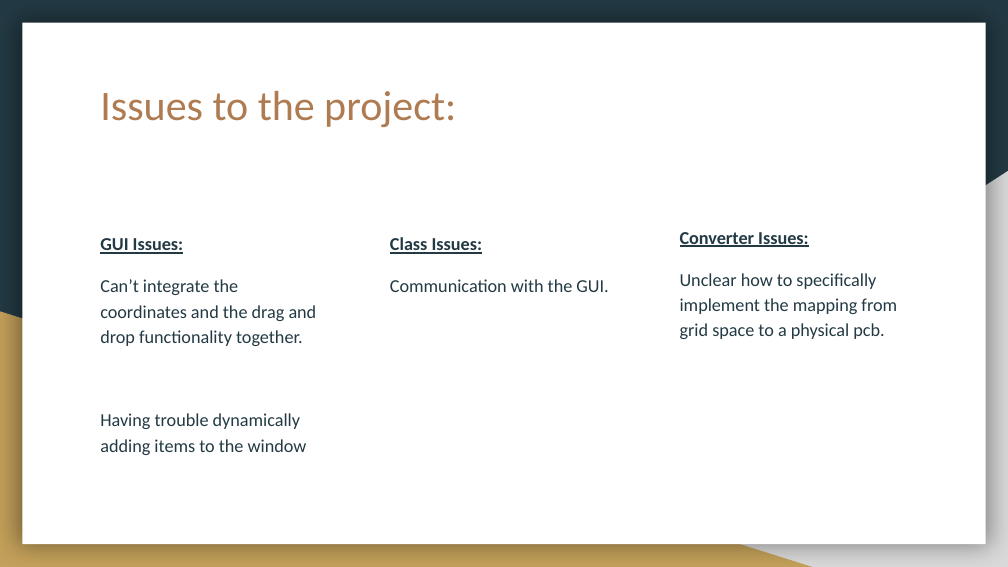
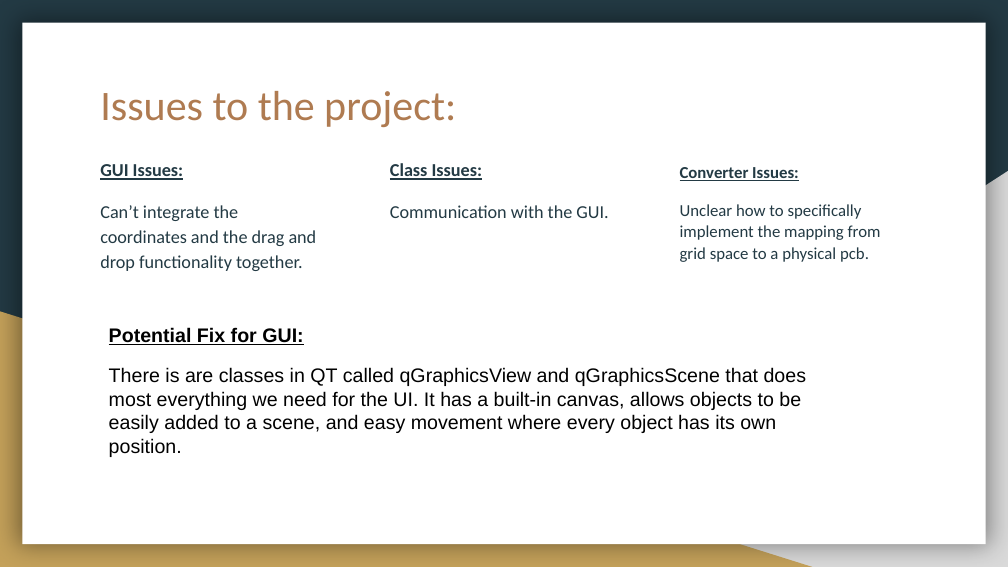
Before and after one commit to CinnaKenToast/Circuit-Board-Designer, a slide deck: slide 19 of Documents/Circuit Designer Update.pptx. Drawn at 1008x567 pixels with LibreOffice and Linux fonts; fonts in the diff are those of the drawing. Boxes give left, top, right and bottom in pixels: in the first picture for what was removed or moved away, otherwise in the second. Text is boxed around its words. In the diff, an @@ line names an element or a change of style, - is before the commit and + after.

```diff
--- a/Documents/Circuit Designer Update.pptx
+++ b/Documents/Circuit Designer Update.pptx
@@ text "GUI Issues:": place and size @@
-text "GUI Issues:" at [100, 238, 317, 455]
+text "GUI Issues:" at [100, 164, 317, 271]
@@ text "Class Issues:": place and size @@
-text "Class Issues:" at [390, 237, 608, 292]
+text "Class Issues:" at [390, 163, 608, 218]
@@ text "Converter Issues:": place and size @@
-text "Converter Issues:" at [680, 232, 897, 339]
+text "Converter Issues:" at [680, 167, 881, 262]
@@ text "Converter Issues:" at [680, 167, 881, 262]: size 13 to 12 pt; line spacing 1.15 to 1.05 @@
@@ text added at [109, 327, 807, 457], 14 pt, text #000000 @@
+Potential Fix for GUI:
+There is are classes in QT called qGraphicsView and qGraphicsScene that does most everything we need for the UI. It has a built-in canvas, allows objects to be easily added to a scene, and easy movement where every object has its own position.
@@ text at [100, 413, 307, 455]: paragraph removed @@
-Having trouble dynamically adding items to the window
```
Also in this commit, not shown: 4 other slides changed.
